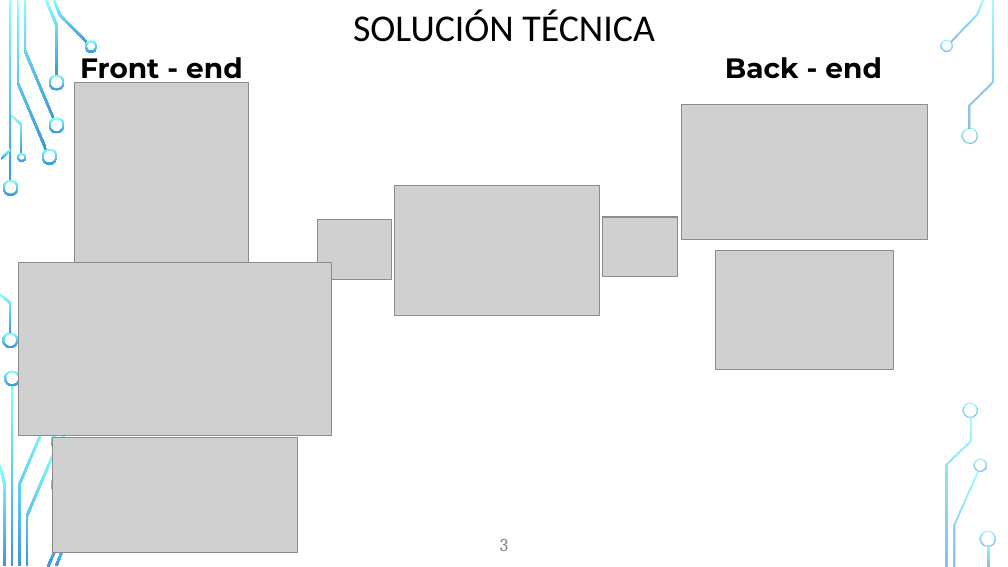
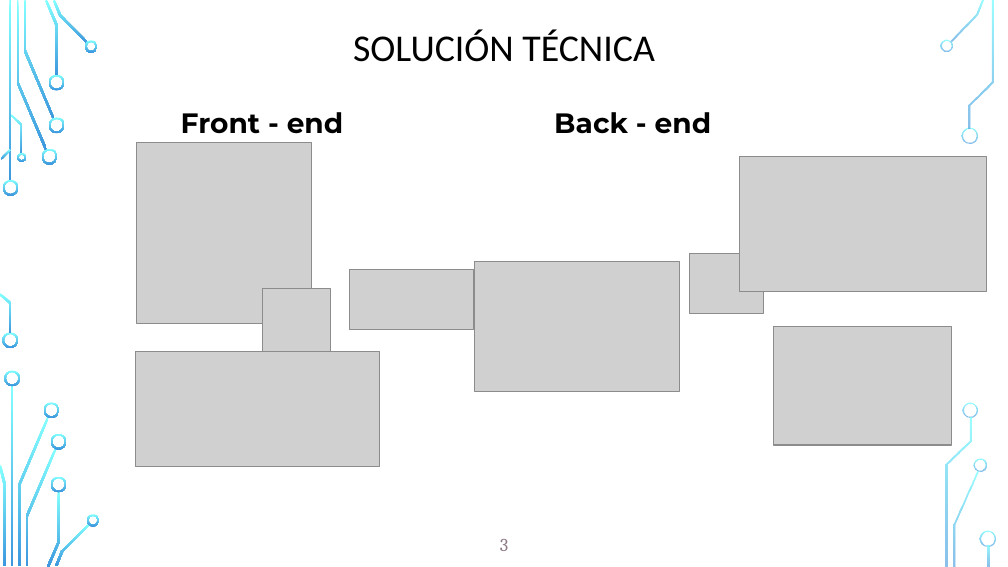
Before and after one commit to karin-romero/WT-Project, a slide deck: slide 3 of group3/Grupo 3 - Proyecto v2.pptx. Drawn at 1008x567 pixels with LibreOffice and Linux fonts; fonts in the diff are those of the drawing; grey boxes stand for pictures; background and template pictures are left out. Boxes give left, top, right and bottom in pixels: in the first picture for what was removed or moved away, otherwise in the second. Text is boxed around its words. In the diff, an @@ line names an element or a change of style, - is before the commit and + after.

```diff
--- a/group3/Grupo 3 - Proyecto v2.pptx
+++ b/group3/Grupo 3 - Proyecto v2.pptx
@@ title "SOLUCIÓN TÉCNICA": place and size @@
-title "SOLUCIÓN TÉCNICA" at box(353, 9, 654, 42)
+title "SOLUCIÓN TÉCNICA" at box(353, 29, 654, 62)
@@ text "Front - end" rewrapped from box(80, 50, 243, 85) to box(181, 112, 344, 134) @@
@@ text "Back - end": place and size @@
-text "Back - end" at box(725, 57, 882, 79)
+text "Back - end" at box(554, 112, 712, 134)
@@ picture: place and size @@
-picture at box(75, 83, 249, 263)
+picture at box(137, 142, 311, 323)
@@ picture: place and size @@
-picture at box(681, 105, 927, 240)
+picture at box(740, 156, 986, 291)
@@ picture: place and size @@
-picture at box(318, 220, 392, 279)
+picture at box(350, 269, 474, 329)
@@ picture: place and size @@
-picture at box(394, 185, 599, 316)
+picture at box(475, 262, 679, 392)
@@ picture: place and size @@
-picture at box(603, 217, 677, 276)
+picture at box(689, 254, 764, 313)
@@ picture: place and size @@
-picture at box(18, 263, 332, 436)
+picture at box(262, 288, 331, 358)
@@ picture: place and size @@
-picture at box(716, 251, 894, 370)
+picture at box(774, 327, 953, 446)
@@ picture: place and size @@
-picture at box(52, 437, 297, 553)
+picture at box(135, 351, 380, 467)
@@ freeform shape added at box(43, 402, 59, 417), fill gradient #82FFFF to #3D97DE @@
@@ freeform shape added at box(87, 514, 100, 526), fill gradient #82FFFF to #3D97DE @@
```
Also in this commit, not shown: 2 other slides changed.
